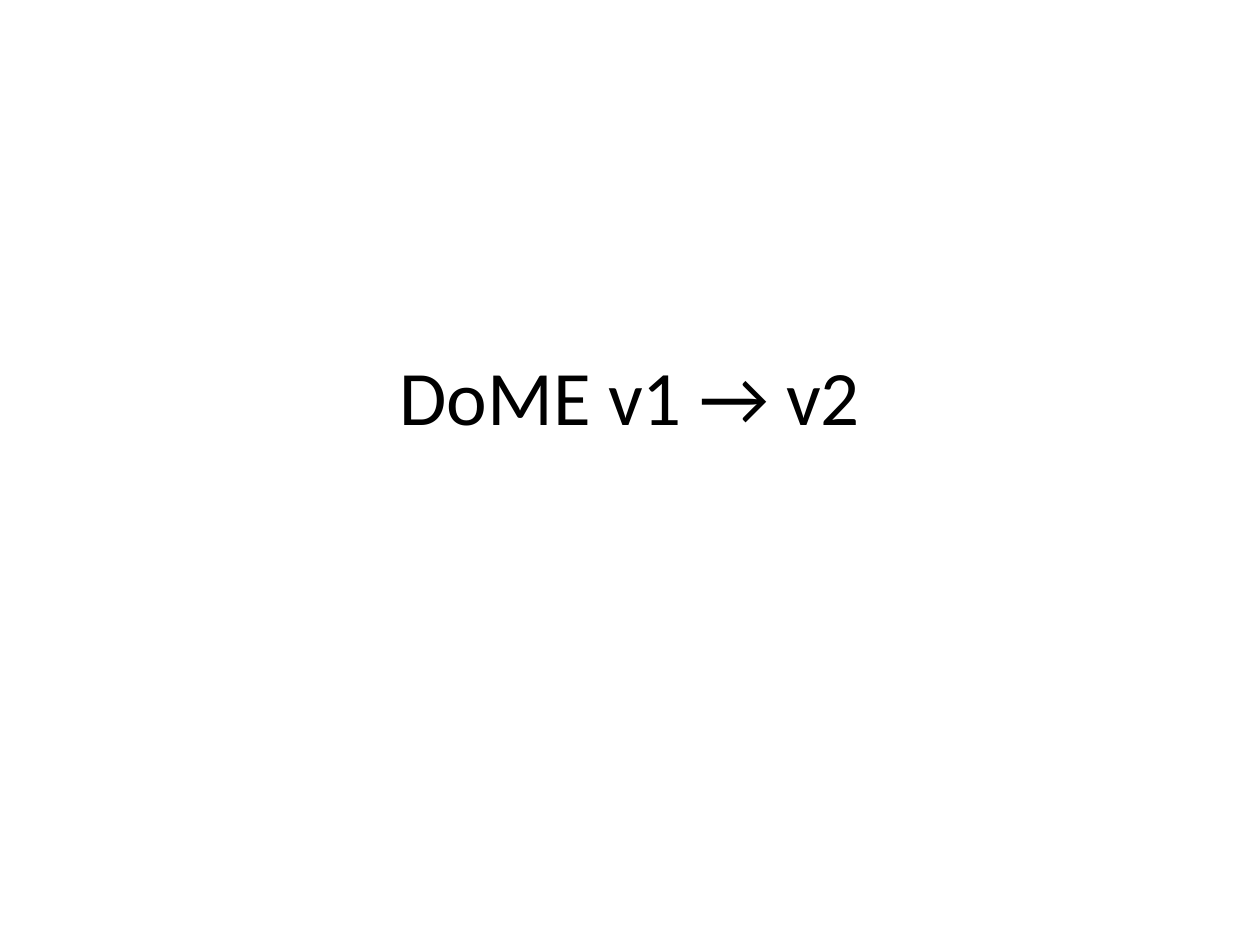
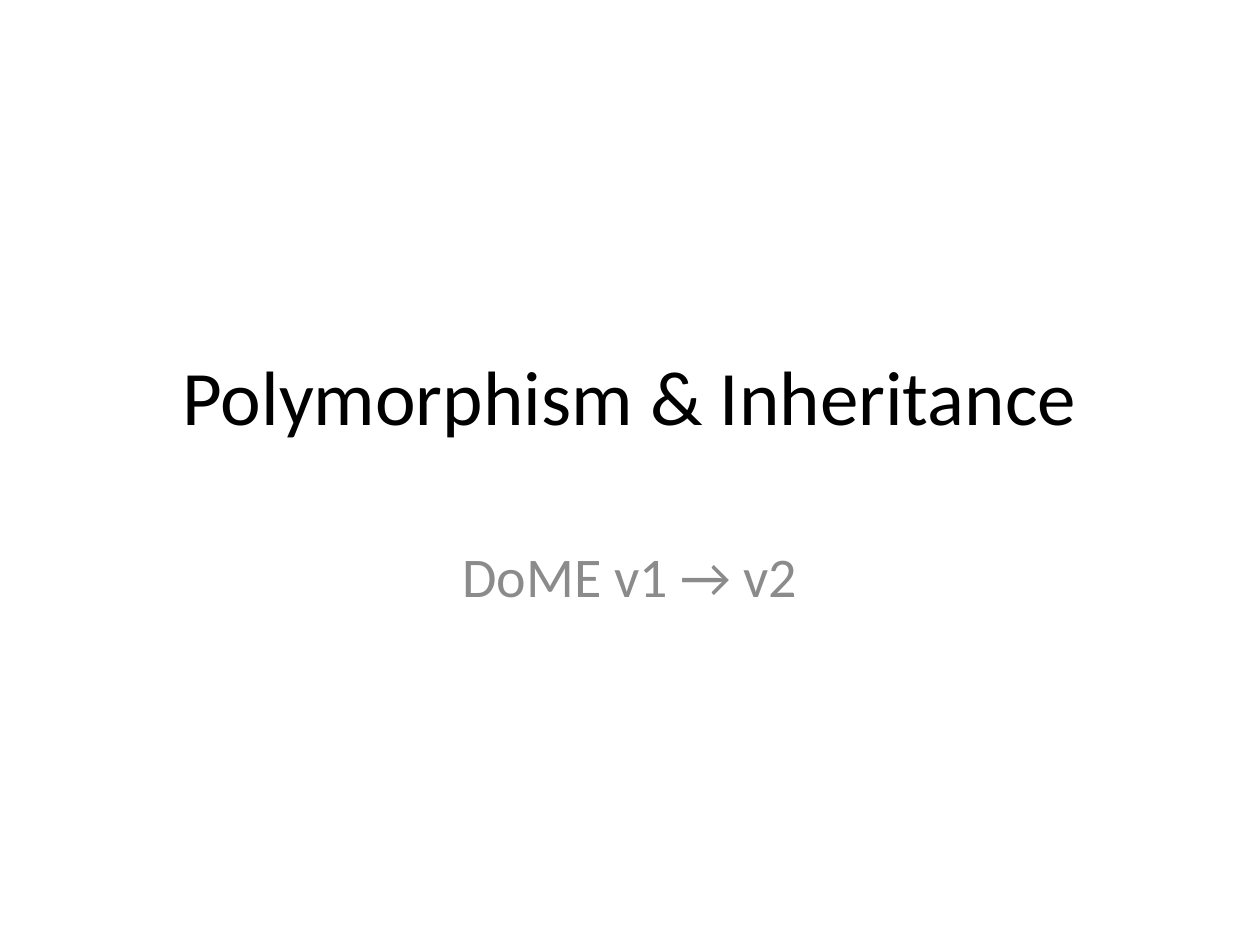
Before and after one commit to emhill/151-S15, a slide deck: slide 1 of src/morea/materials/11-DoME.pptx (slide 3 before the commit). Drawn at 1260x945 pixels with LibreOffice and Linux fonts; fonts in the diff are those of the drawing. Boxes give left, top, right and bottom in pixels: in the first picture for what was removed or moved away, otherwise in the second. Text is boxed around its words. In the diff, an @@ line names an element or a change of style, - is before the commit and + after.

```diff
--- a/src/morea/materials/11-DoME.pptx
+++ b/src/morea/materials/11-DoME.pptx
@@ title added at [183,371,1076,438], 44 pt, text #000000 @@
+Polymorphism & Inheritance
@@ subtitle "DoME v1 → v2": place and size @@
-subtitle "DoME v1 → v2" at [399,375,860,426]
+subtitle "DoME v1 → v2" at [462,561,798,598]
@@ subtitle "DoME v1 → v2" at [462,561,798,598]: size 44 to 32 pt, text colour #000000 to #8C8C8C; more space between paragraphs; vertical alignment middle to top @@
```
Also in this commit, not shown: 5 other slides changed, 1 slide removed, 1 other file.
